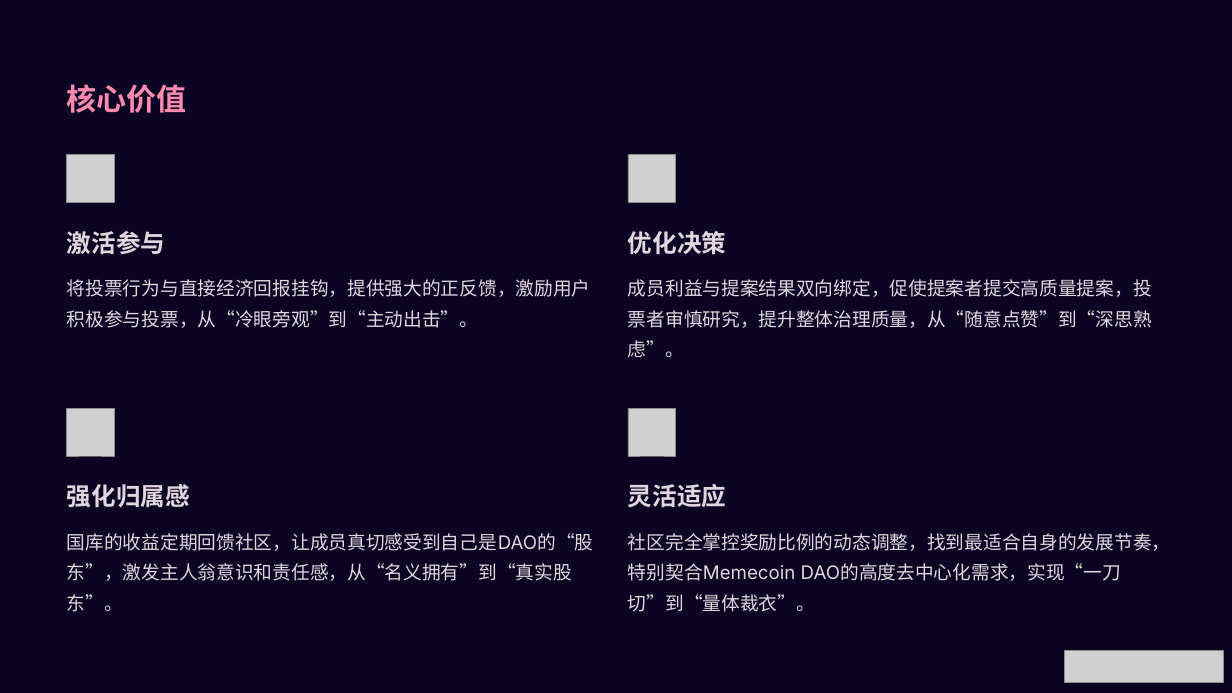
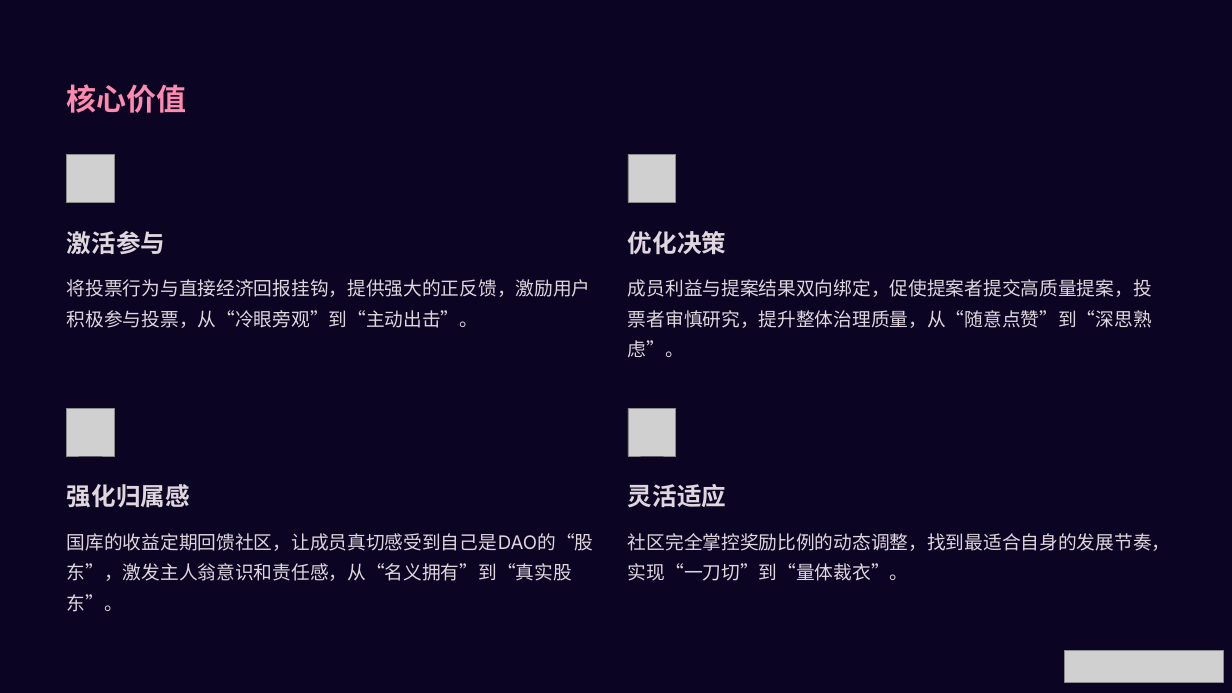
Before and after one commit to KeyMap-CC/ETH-Huangshan, a slide deck: slide 8 of 11-Outrun/Consensus-Launch.pptx. Drawn at 1232x693 pixels with LibreOffice and Linux fonts; fonts in the diff are those of the drawing; grey boxes stand for pictures; background and template pictures are left out. Boxes give left, top, right and bottom in pixels: in the first picture for what was removed or moved away, otherwise in the second. Text is boxed around its words. In the diff, an @@ line names an element or a change of style, - is before the commit and + after.

```diff
--- a/11-Outrun/Consensus-Launch.pptx
+++ b/11-Outrun/Consensus-Launch.pptx
@@ text at (628, 533, 1170, 581): text changed @@
-社区完全掌控奖励比例的动态调整，找到最适合自身的发展节奏，特别契合Memecoin DAO的高度去中心化需求，实现“一刀切”到“量体裁衣”。
+社区完全掌控奖励比例的动态调整，找到最适合自身的发展节奏，实现“一刀切”到“量体裁衣”。
```
Also in this commit, not shown: 1 other slide changed, 1 other file.
